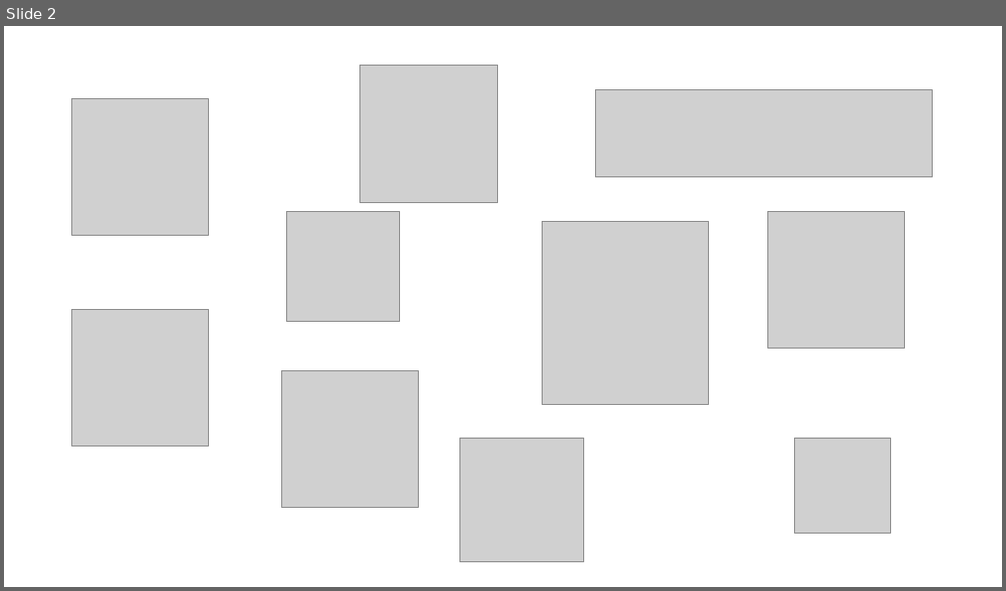
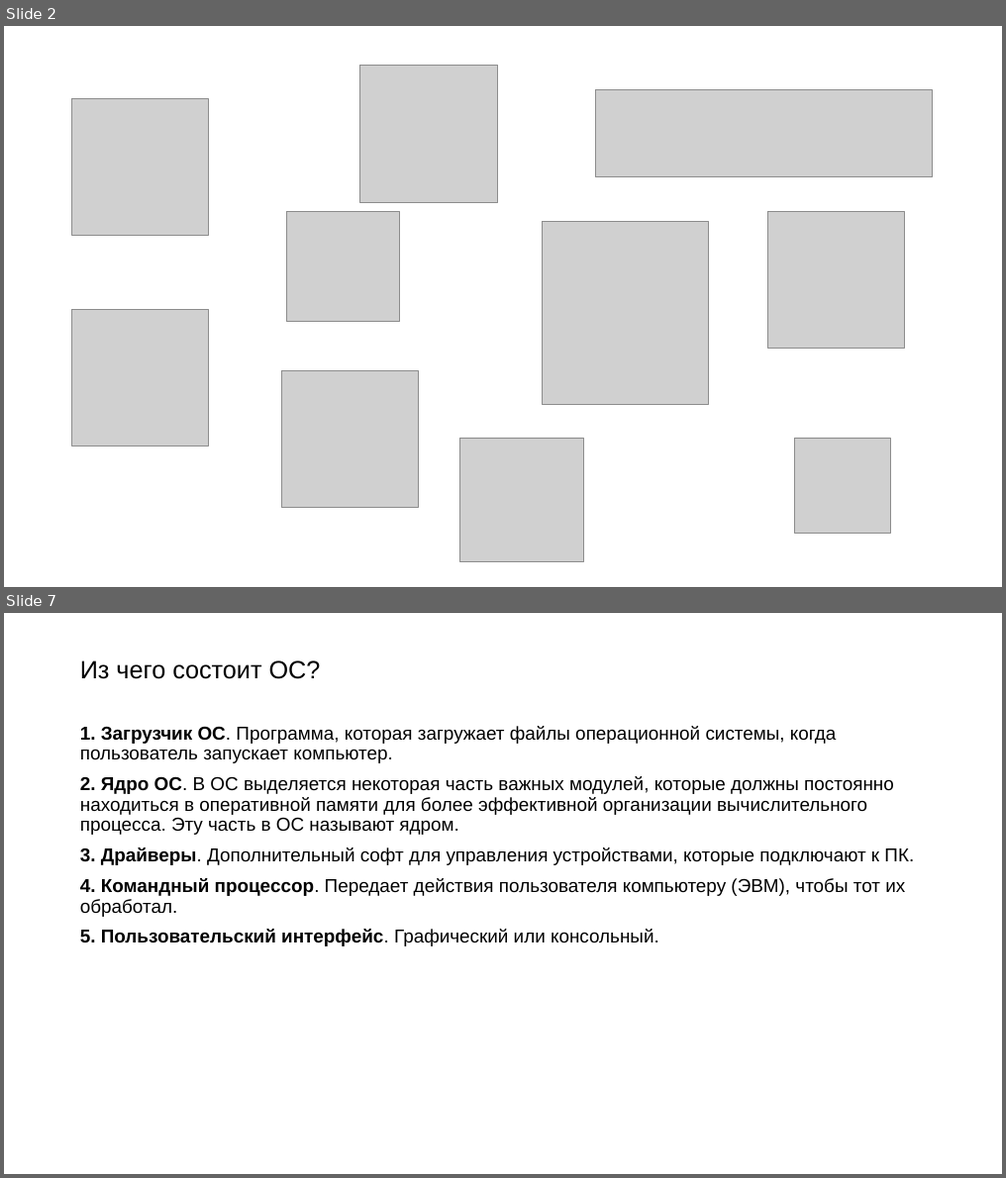
Before and after one commit to Rudeigin/OI, a slide deck: ОИ ОС.pptx. Shown one above the other, each under a label of ours: slide 2 before the commit, slides 2 and 7 after it; the slides between them are not shown. The pictures are 1006x591 and 1006x1178 pixels, drawn with LibreOffice and Linux fonts; fonts in the diff are those of the drawing; grey boxes stand for pictures. Boxes give left, top, right and bottom in pixels: in the first picture for what was removed or moved away, otherwise in the second. Text is boxed around its words. In the diff, an @@ line names an element or a change of style, - is before the commit and + after.

```diff
--- a/ОИ ОС.pptx
+++ b/ОИ ОС.pptx
@@ slide 7 added at [4, 613, 1002, 1174], background #FFFFFF @@
@@ title added at [80, 661, 321, 679], 24 pt, text #000000 @@
+Из чего состоит ОС?
@@ text added at [80, 726, 914, 947], 18 pt, text #000000 @@
+1. Загрузчик ОС. Программа, которая загружает файлы операционной системы, когда пользователь запускает компьютер.
+2. Ядро ОС. В ОС выделяется некоторая часть важных модулей, которые должны постоянно находиться в оперативной памяти для более эффективной организации вычислительного процесса. Эту часть в ОС называют ядром.
+3. Драйверы. Дополнительный софт для управления устройствами, которые подключают к ПК.
+4. Командный процессор. Передает действия пользователя компьютеру (ЭВМ), чтобы тот их обработал.
+5. Пользовательский интерфейс. Графический или консольный.
```
Also in this commit, not shown: 14 other slides added, 1 slide removed, 2 other files.
